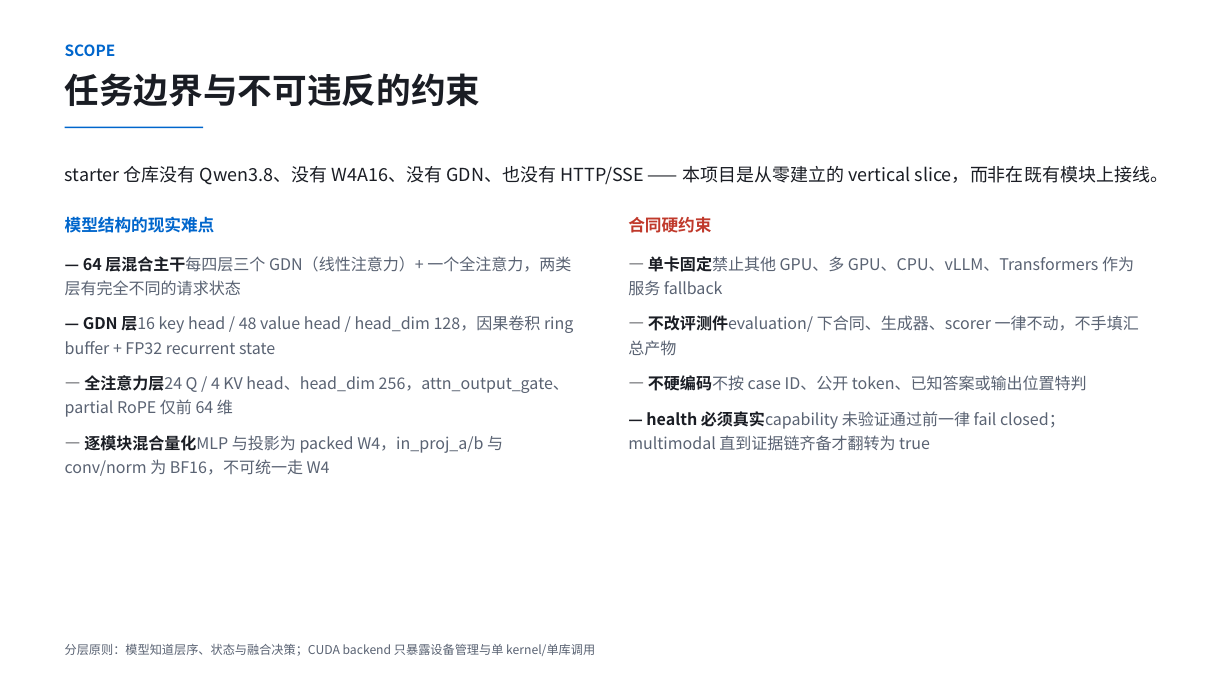
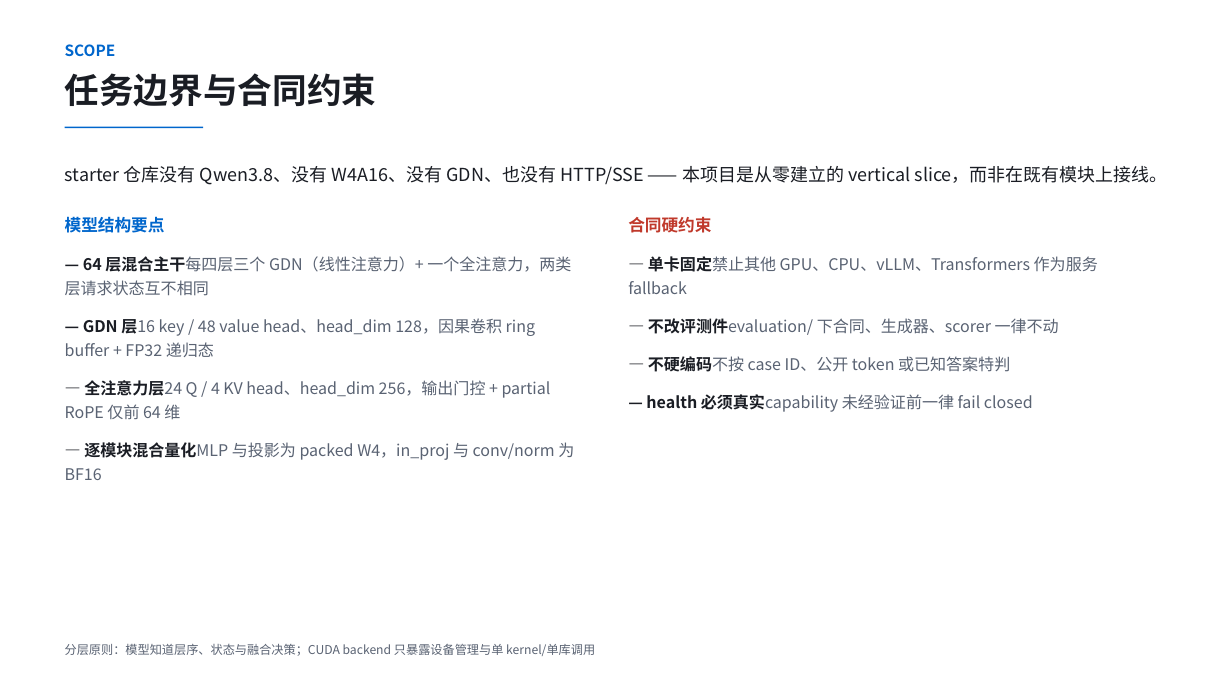
Before and after one commit to mygqdmmss/ApxInf, a slide deck: slide 3 of pdf/项目6_程仁龙_4090能飞_v1.pptx. Drawn at 1232x693 pixels with LibreOffice and Linux fonts; fonts in the diff are those of the drawing. Boxes give left, top, right and bottom in pixels: in the first picture for what was removed or moved away, otherwise in the second. Text is boxed around its words. In the diff, an @@ line names an element or a change of style, - is before the commit and + after.

```diff
--- a/pdf/项目6_程仁龙_4090能飞_v1.pptx
+++ b/pdf/项目6_程仁龙_4090能飞_v1.pptx
@@ text at (65,73,377,106): text changed @@
-任务边界与不可违反的约束
+任务边界与合同约束
@@ text at (65,217,165,233): text changed @@
-模型结构的现实难点
+模型结构要点
@@ text at (65,256,574,480): text changed @@
-— 64 层混合主干每四层三个 GDN（线性注意力）+ 一个全注意力，两类层有完全不同的请求状态
-— GDN 层16 key head / 48 value head / head_dim 128，因果卷积 ring buffer + FP32 recurrent state
-— 全注意力层24 Q / 4 KV head、head_dim 256，attn_output_gate、partial RoPE 仅前 64 维
-— 逐模块混合量化MLP 与投影为 packed W4，in_proj_a/b 与 conv/norm 为 BF16，不可统一走 W4
+— 64 层混合主干每四层三个 GDN（线性注意力）+ 一个全注意力，两类层请求状态互不相同
+— GDN 层16 key / 48 value head、head_dim 128，因果卷积 ring buffer + FP32 递归态
+— 全注意力层24 Q / 4 KV head、head_dim 256，输出门控 + partial RoPE 仅前 64 维
+— 逐模块混合量化MLP 与投影为 packed W4，in_proj 与 conv/norm 为 BF16
@@ text at (628,256,1098,412): text changed @@
-— 单卡固定禁止其他 GPU、多 GPU、CPU、vLLM、Transformers 作为服务 fallback
-— 不改评测件evaluation/ 下合同、生成器、scorer 一律不动，不手填汇总产物
-— 不硬编码不按 case ID、公开 token、已知答案或输出位置特判
-— health 必须真实capability 未验证通过前一律 fail closed；multimodal 直到证据链齐备才翻转为 true
+— 单卡固定禁止其他 GPU、CPU、vLLM、Transformers 作为服务 fallback
+— 不改评测件evaluation/ 下合同、生成器、scorer 一律不动
+— 不硬编码不按 case ID、公开 token 或已知答案特判
+— health 必须真实capability 未经验证前一律 fail closed
```
Also in this commit, not shown: 13 other slides changed, 3 other files.
